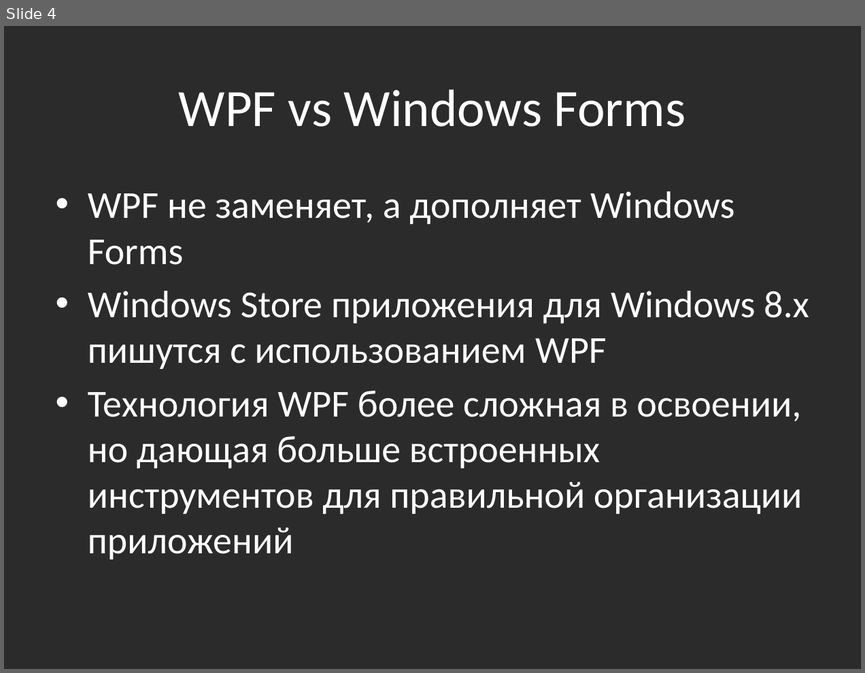
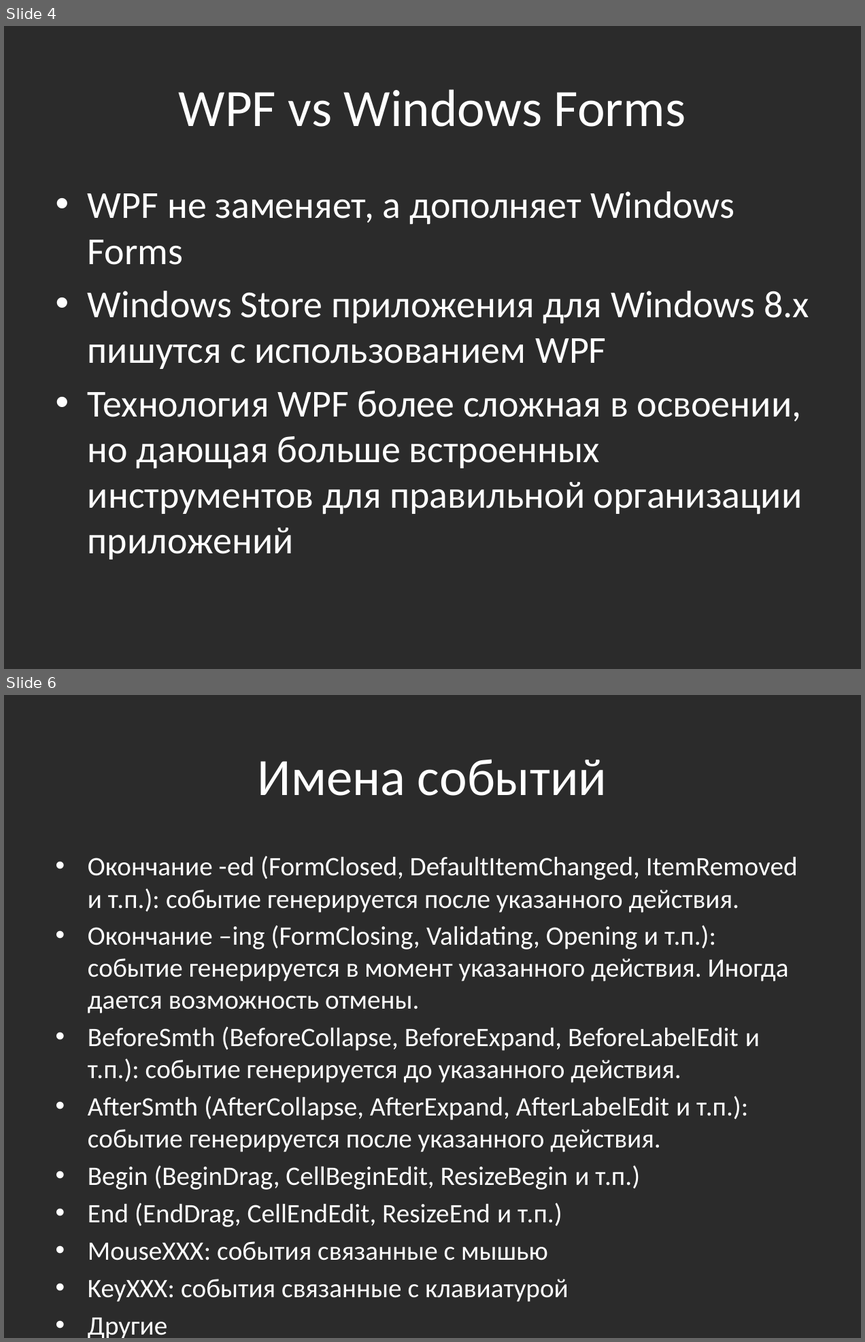
Before and after one commit to bazile/Training, a slide deck: Presentation/lesson-12-winforms.pptx. Shown one above the other, each under a label of ours: slide 4 before the commit, slides 4 and 6 after it; the slides between them are not shown. The pictures are 865x673 and 865x1342 pixels, drawn with LibreOffice and Linux fonts; fonts in the diff are those of the drawing; background and template pictures are left out; a plain dark background stands for a picture behind light text. Boxes give left, top, right and bottom in pixels: in the first picture for what was removed or moved away, otherwise in the second. Text is boxed around its words. In the diff, an @@ line names an element or a change of style, - is before the commit and + after.

```diff
--- a/Presentation/lesson-12-winforms.pptx
+++ b/Presentation/lesson-12-winforms.pptx
@@ slide 6 added at [4, 695, 861, 1338], background picture (left out) @@
@@ title added at [258, 759, 606, 796], 44 pt, text #FFFFFF @@
+Имена событий
@@ text added at [88, 855, 798, 1260], 22.4 pt, text #FFFFFF @@
+• Окончание -ed (FormClosed, DefaultItemChanged, ItemRemoved и т.п.): событие генерируется после указанного действия.
+• Окончание –ing (FormClosing, Validating, Opening и т.п.): событие генерируется в момент указанного действия. Иногда дается возможность отмены.
+• BeforeSmth (BeforeCollapse, BeforeExpand, BeforeLabelEdit и т.п.): событие генерируется до указанного действия.
+• AfterSmth (AfterCollapse, AfterExpand, AfterLabelEdit и т.п.): событие генерируется после указанного действия.
+• Begin (BeginDrag, CellBeginEdit, ResizeBegin и т.п.)
+• End (EndDrag, CellEndEdit, ResizeEnd и т.п.)
+• MouseXXX: события связанные с мышью
+• KeyXXX: события связанные с клавиатурой
+• Другие
```
Also in this commit, not shown: 2 slides changed.
